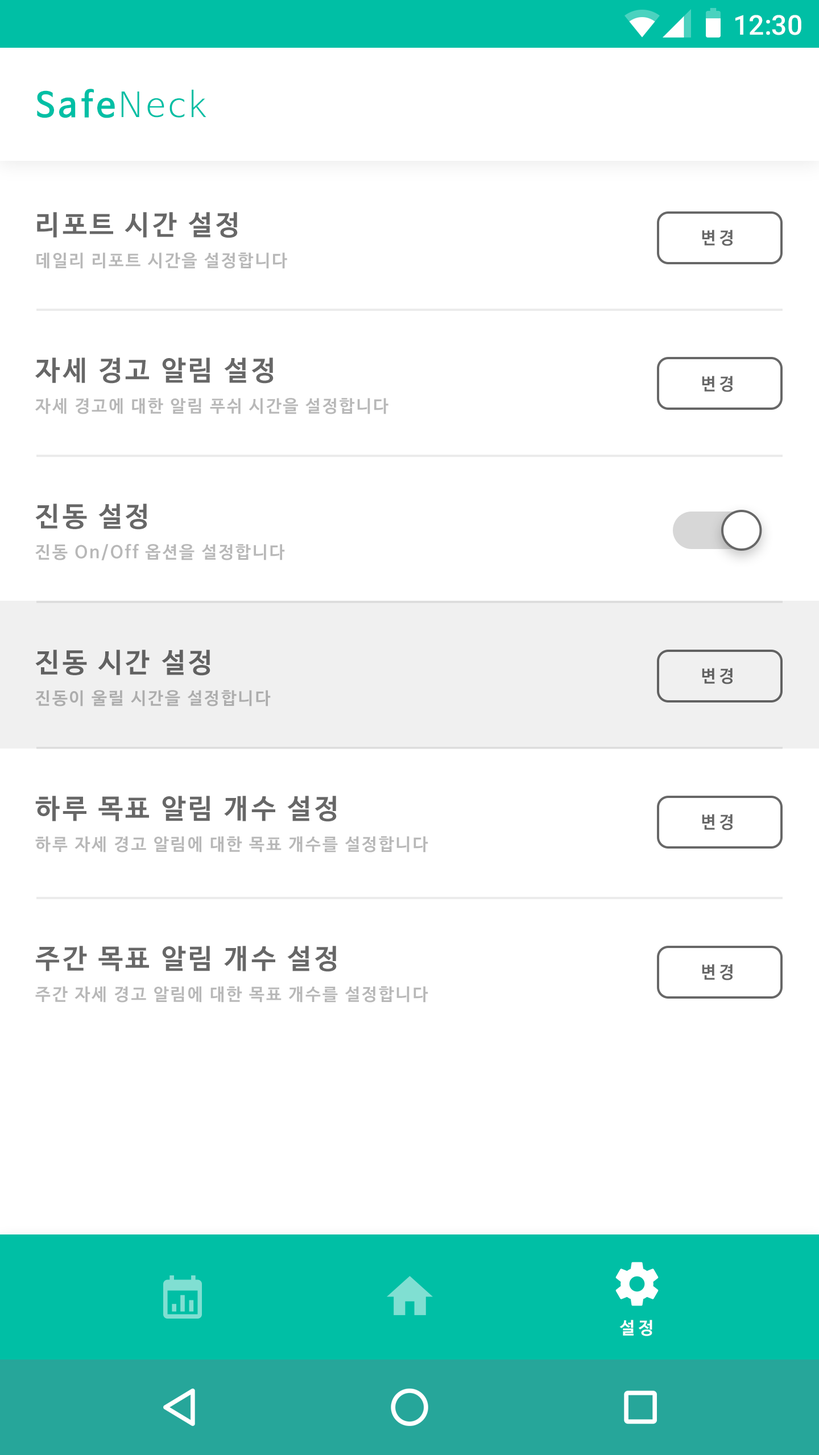
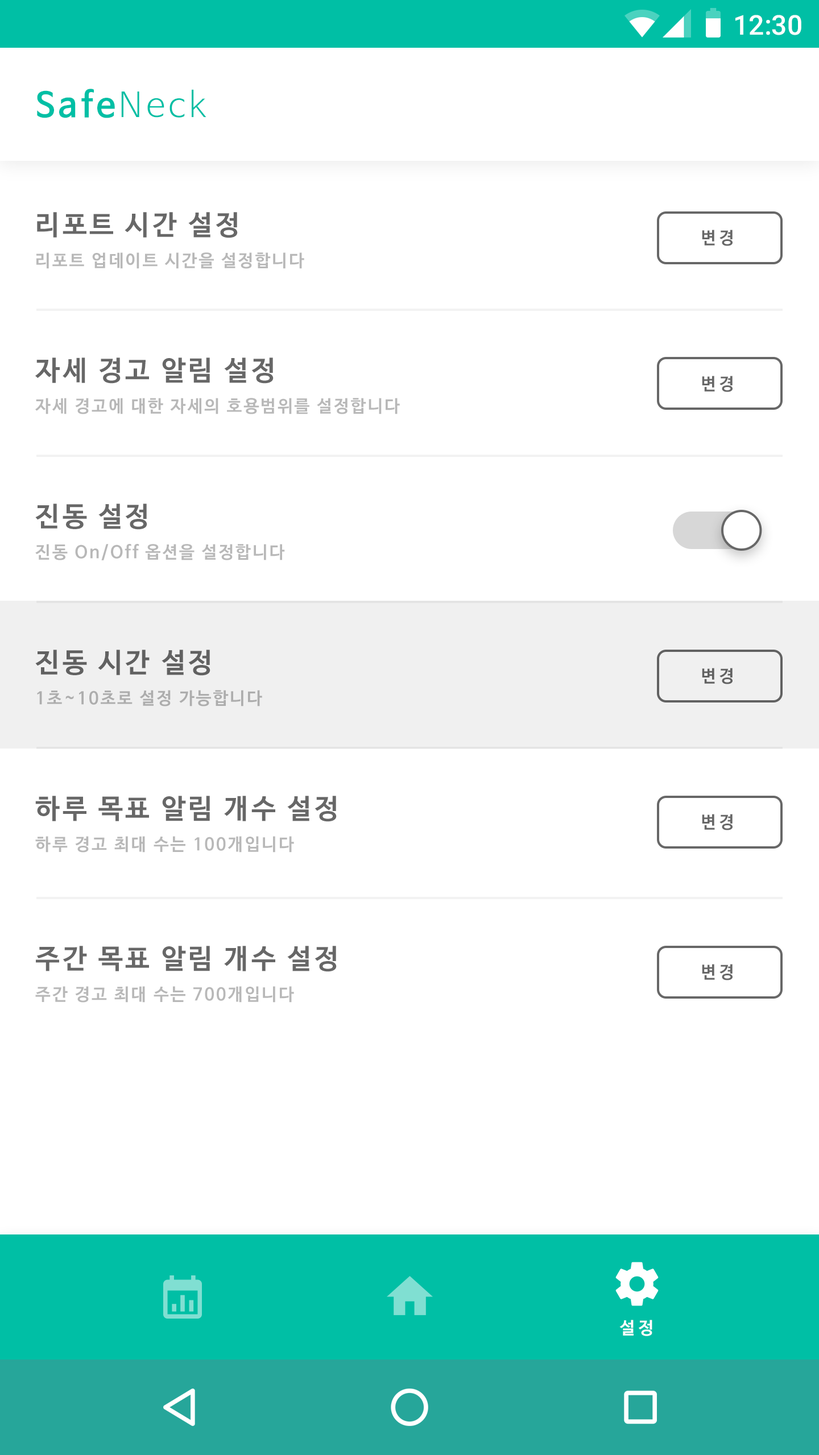
Comparing the layer stacks of the two 819x1455 images. Changes:
painted on "Rounded Rectangle 1 copy 4" over [656, 211, 783, 265]
painted on "Rounded Rectangle 1 copy 3" over [656, 357, 783, 410]
painted on "Rounded Rectangle 1 copy 5" over [656, 649, 783, 703]
painted on "Rounded Rectangle 1 copy" over [656, 795, 783, 849]
painted on "Rounded Rectangle 1" over [656, 945, 783, 999]
"Rectangle 1 copy 4": opacity 100% → 5%, painted on it over [36, 600, 783, 604]
"Rectangle 1 copy 3": opacity 100% → 5%, painted on it over [36, 897, 783, 900]
"Rectangle 1 copy 2": opacity 100% → 5%, painted on it over [36, 746, 783, 750]
"Rectangle 1 copy": opacity 100% → 5%, painted on it over [36, 454, 783, 458]
"Rectangle 1": opacity 100% → 5%, painted on it over [36, 308, 783, 311]
renamed "진동이 울릴 시간을 설정합니다" to "1초~10초로 설정 가능합니다", painted on it over [35, 690, 271, 707]
renamed "주간 자세 경고 알림에 대한 목표 개수를 설정합니다" to "주간 경고 최대 수는 700개입니다", painted on it over [74, 986, 429, 1003]
renamed "하루 자세 경고 알림에 대한 목표 개수를 설정합니다" to "하루 경고 최대 수는 100개입니다", painted on it over [74, 836, 429, 853]
renamed "자세 경고에 대한 알림 푸쉬 시간을 설정합니다" to "자세 경고에 대한 자세의 호용범위를 설정합니다", painted on it over [169, 397, 400, 415]
renamed "데일리 리포트 시간을 설정합니다" to "리포트 업데이트 시간을 설정합니다", painted on it over [36, 252, 305, 269]
